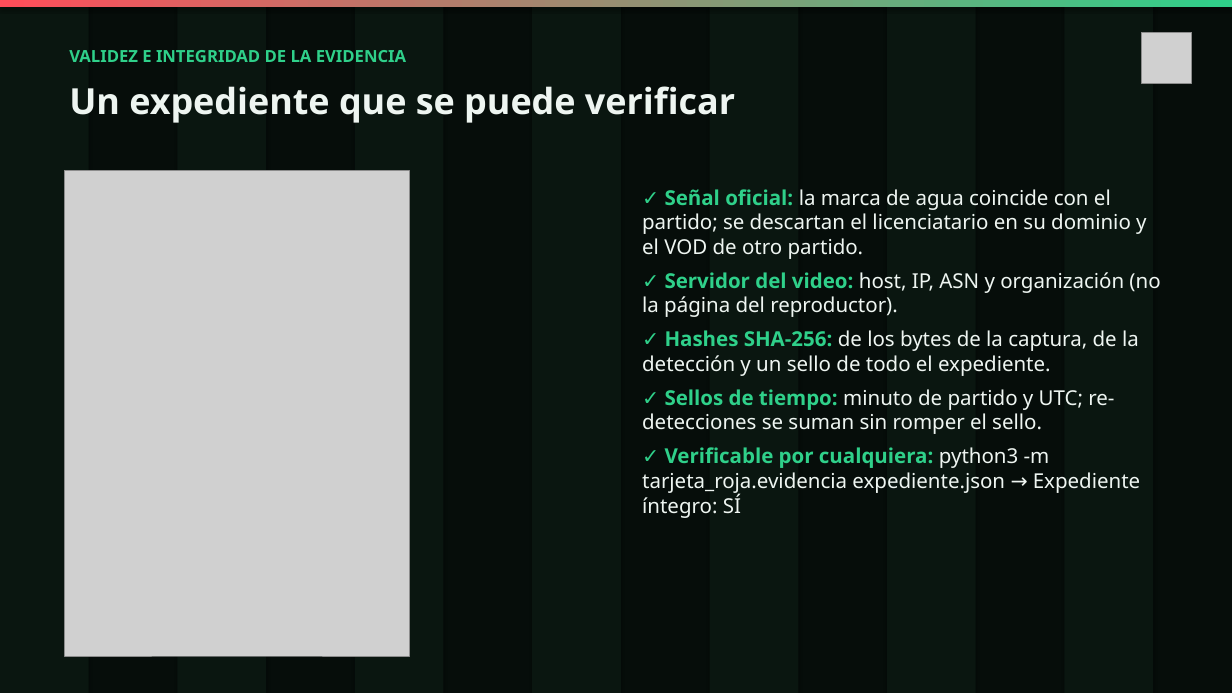
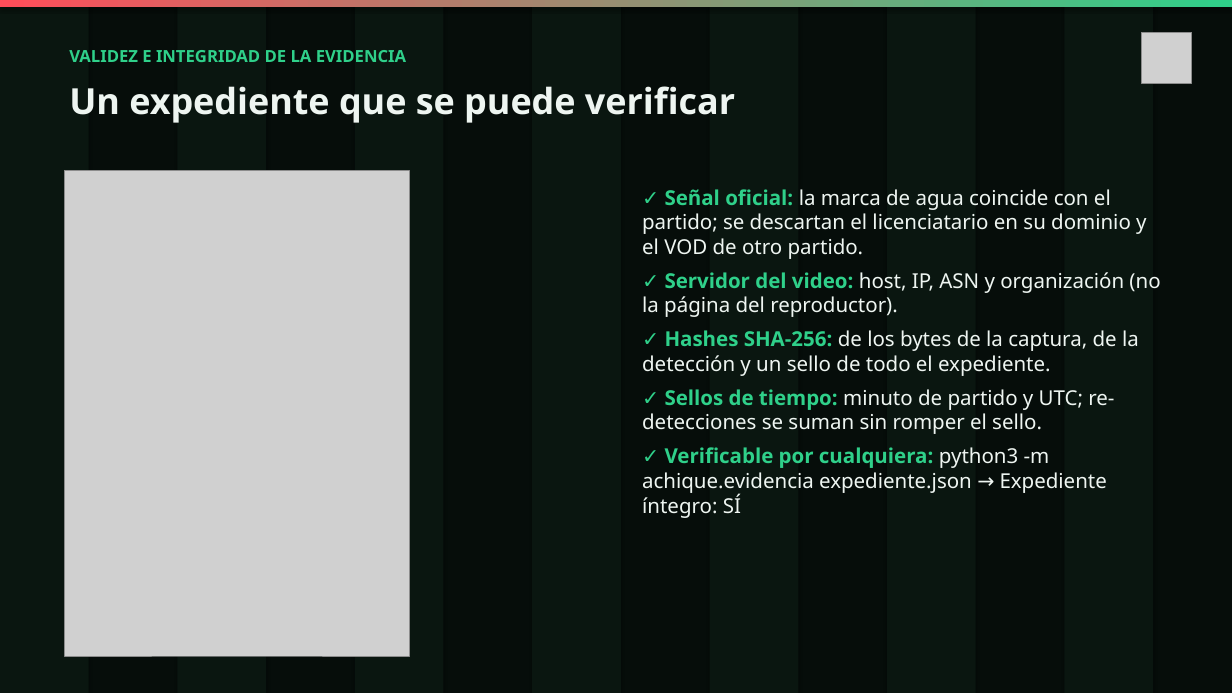
Before and after one commit to Maurezg7/achique, a slide deck: slide 4 of entrega/presentacion.pptx. Drawn at 1232x693 pixels with LibreOffice and Linux fonts; fonts in the diff are those of the drawing; grey boxes stand for pictures. Boxes give left, top, right and bottom in pixels: in the first picture for what was removed or moved away, otherwise in the second. Text is boxed around its words. In the diff, an @@ line names an element or a change of style, - is before the commit and + after.

Commit message:
refactor: la plataforma pasa a llamarse Achique (paquete achique/, UI, logo, docs y presentación)

```diff
--- a/entrega/presentacion.pptx
+++ b/entrega/presentacion.pptx
@@ text at (x1=642, y1=447, x2=1107, y2=518): text changed @@
-✓ Verificable por cualquiera: python3 -m tarjeta_roja.evidencia expediente.json → Expediente íntegro: SÍ
+✓ Verificable por cualquiera: python3 -m achique.evidencia expediente.json → Expediente íntegro: SÍ
```
Also in this commit, not shown: 5 other slides changed, 22 other files.
